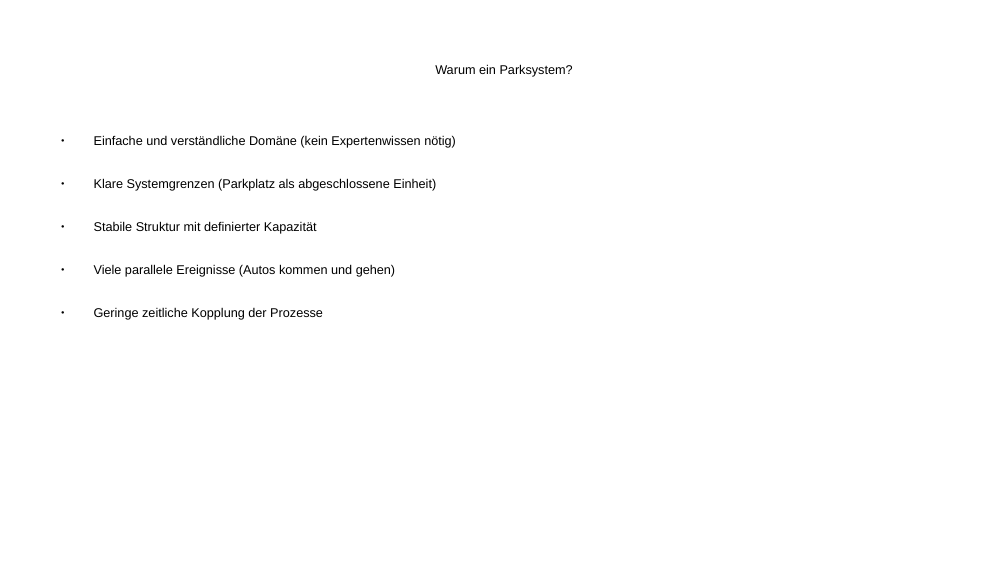
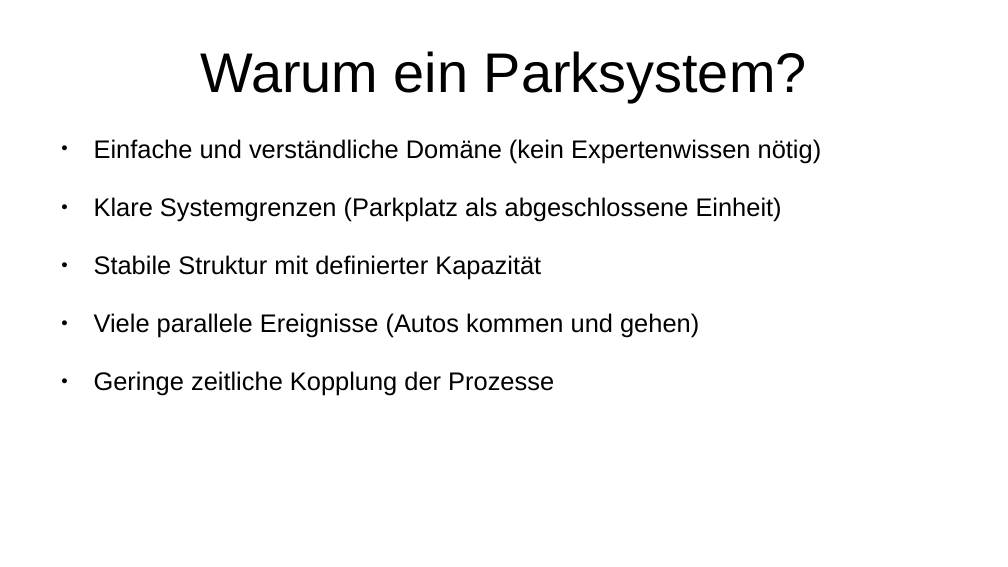
Before and after one commit to FSpruhs/park-flow, a slide deck: slide 8 of presentation.odp. Drawn at 1008x567 pixels with LibreOffice and Linux fonts; fonts in the diff are those of the drawing. Boxes give left, top, right and bottom in pixels: in the first picture for what was removed or moved away, otherwise in the second. Text is boxed around its words. In the diff, an @@ line names an element or a change of style, - is before the commit and + after.

```diff
--- a/presentation.odp
+++ b/presentation.odp
@@ title "Warum ein Parksystem?" at box(200, 51, 807, 102): size 10 to 44 pt @@
@@ text "Einfache und verständliche Domäne (kein ..." at box(94, 139, 822, 396): size 10 to 20 pt @@
```
Also in this commit, not shown: 11 other slides changed, 5 slides added, 2 other files.
